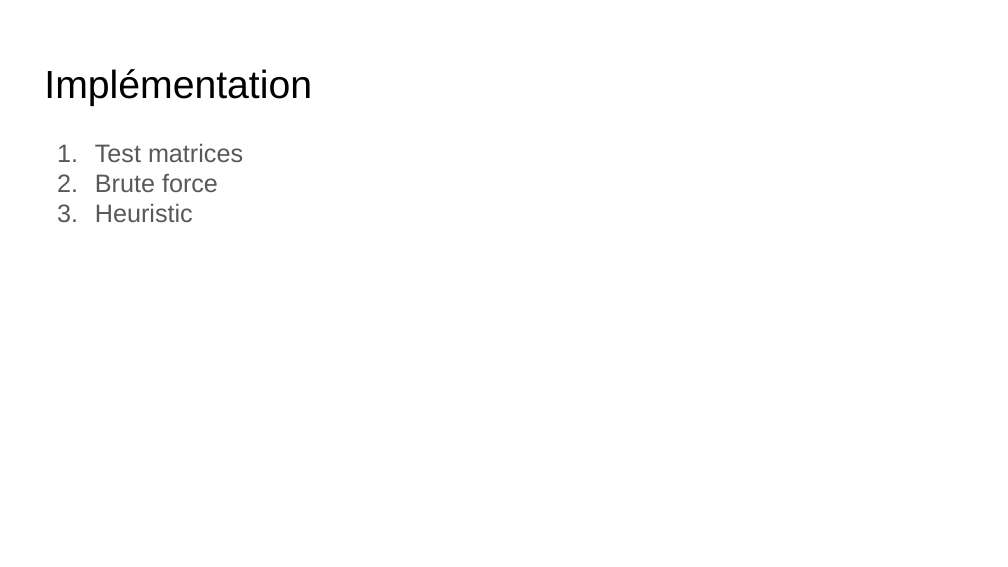
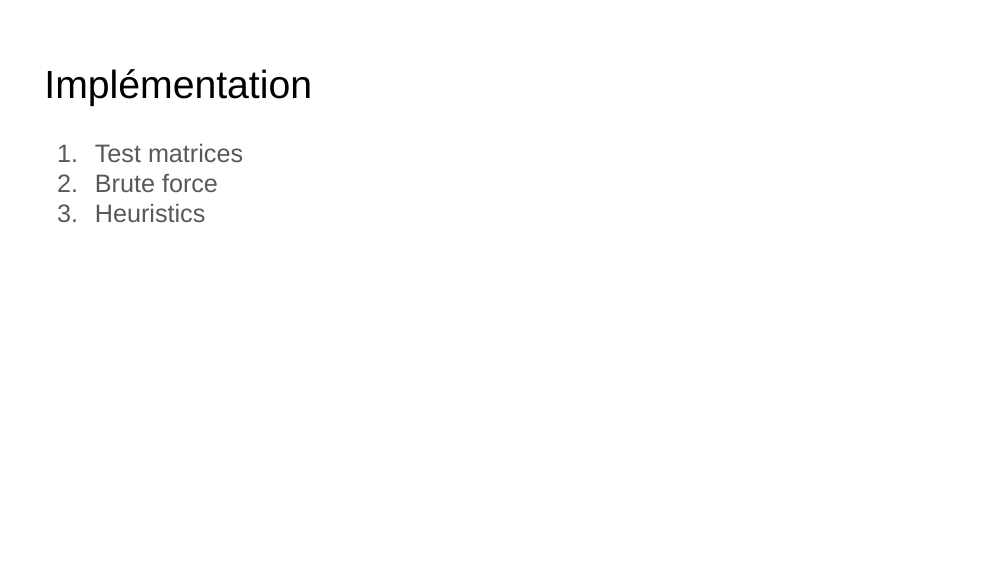
Before and after one commit to claudiosousa/hepia-projects-Math_S6_TP1, a slide deck: slide 4 of TP1 Math.odp. Drawn at 1008x567 pixels with LibreOffice and Linux fonts; fonts in the diff are those of the drawing. Boxes give left, top, right and bottom in pixels: in the first picture for what was removed or moved away, otherwise in the second. Text is boxed around its words. In the diff, an @@ line names an element or a change of style, - is before the commit and + after.

```diff
--- a/TP1 Math.odp
+++ b/TP1 Math.odp
@@ text at bbox=[95, 203, 206, 222]: text changed @@
-3. Heuristic
+3. Heuristics
```
Also in this commit, not shown: 2 slides added.
